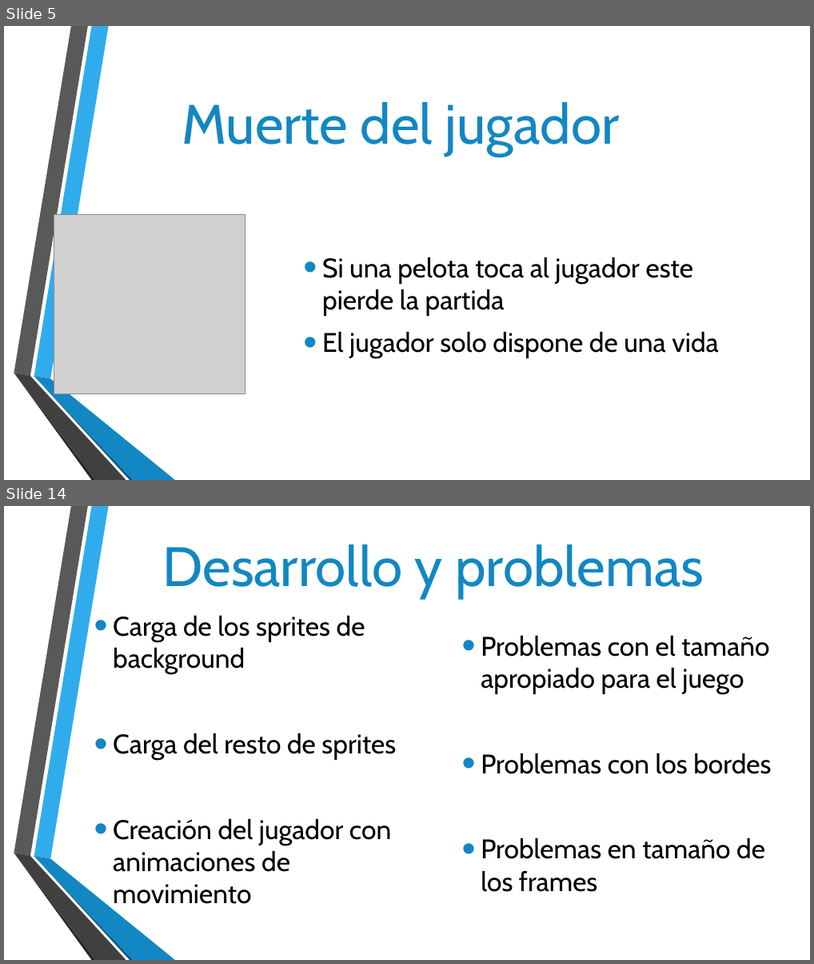
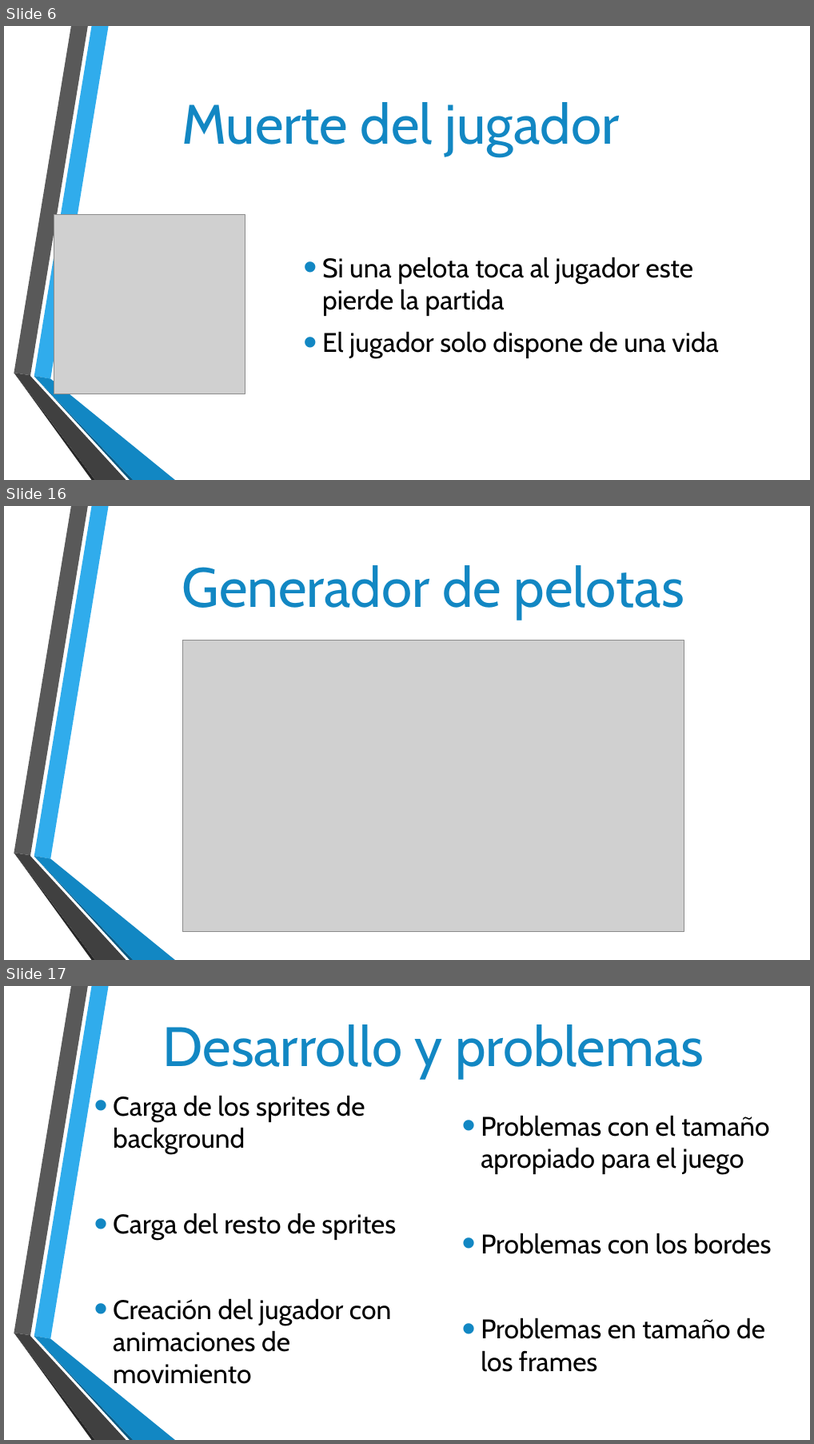
Before and after one commit to alvarocual/Super-Pang, a slide deck: SUPER PANG.pptx. Shown one above the other, each under a label of ours: slides 5 and 14 before the commit, slides 6, 16 and 17 after it; the slides between them are not shown. The pictures are 814x964 and 814x1444 pixels, drawn with LibreOffice and Linux fonts; fonts in the diff are those of the drawing; grey boxes stand for pictures; background and template pictures are left out. Boxes give left, top, right and bottom in pixels: in the first picture for what was removed or moved away, otherwise in the second. Text is boxed around its words. In the diff, an @@ line names an element or a change of style, - is before the commit and + after.

```diff
--- a/SUPER PANG.pptx
+++ b/SUPER PANG.pptx
@@ slide 16 added at (x1=4, y1=506, x2=810, y2=960), background picture (left out); not listed: 6 template elements that a slide beside it also shows @@
@@ title added at (x1=182, y1=565, x2=685, y2=620), 66 pt, text #1287C3 @@
+Generador de pelotas
@@ picture added at (x1=183, y1=640, x2=685, y2=932) @@
@@ what was slide 5 is now slide 6 @@
@@ what was slide 14 is now slide 17 @@
```
Also in this commit, not shown: 5 slides changed, 7 other slides added, 4 slides removed.
